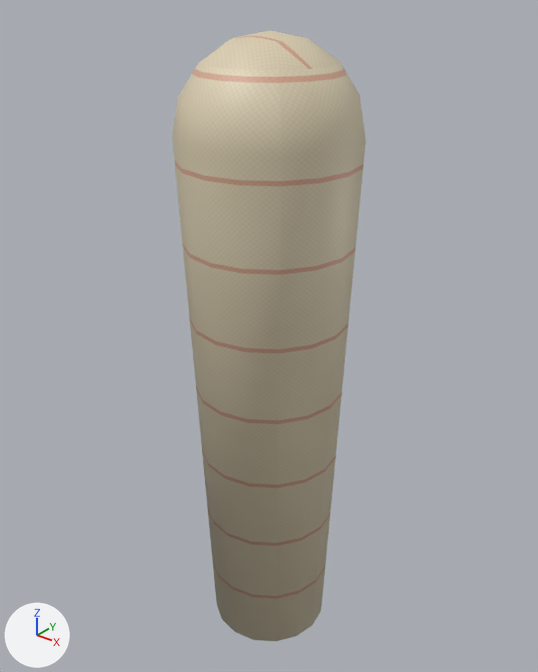
The OBJ model Models/silueta/muslo_izq.obj, before and after one commit.
Rendered twice from a 50 mm lens placed at (0.343, -0.43, 0.104), pointed at (-0.007, 0.008, -0.167). The lights are fixed; the arrows at lower left show +X, +Y and +Z. The older version comes first. Where no turn or scale is listed for an object, it has been applied to the vertices.

The first picture shows 'muslo_izq'.
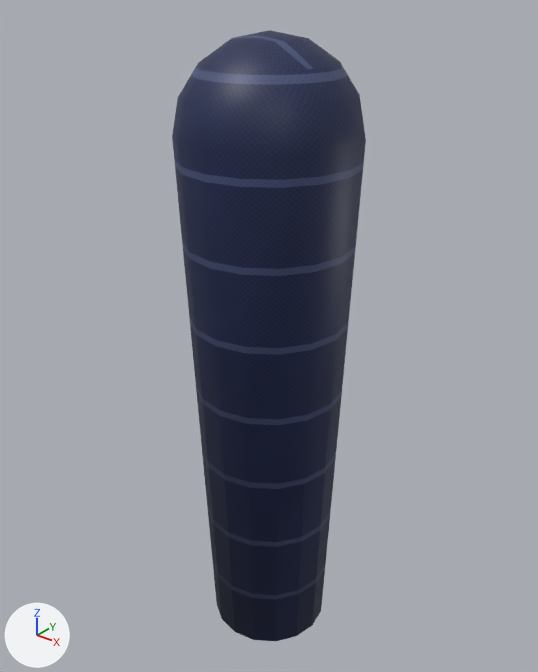
What differs and where, as boxes [x1, y1, x2, y2] in the pictures (538 x 672 px):
'muslo_izq', recoloured (brown to blue): [172, 30, 366, 641] in both

What the commit changed:
Picture 'silueta_pantalon.png' (img_silueta_pantalon_png) is new.
Material 'silueta_pantalon' (mat_silueta_pantalon) is new.
Its texture is img_silueta_pantalon_png.
me_muslo_izq has 130 vertices, 146 faces and spans x -0.07..0.07, y -0.07..0.07, z -0.45..0.07.
me_muslo_izq no longer uses material mat_silueta_tela (picture img_silueta_tela_png).
me_muslo_izq gains material mat_silueta_pantalon (picture img_silueta_pantalon_png).
